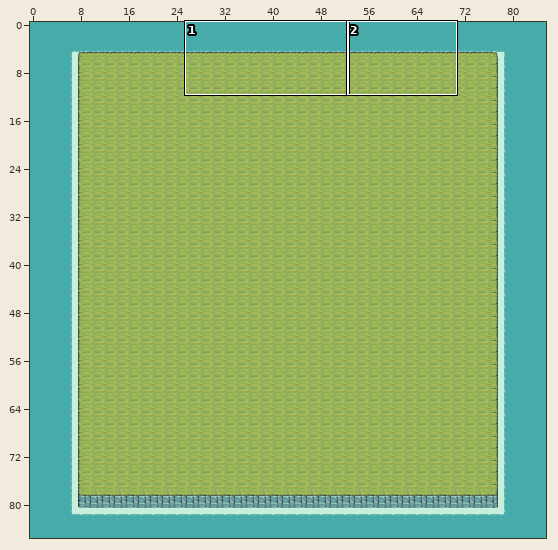
Tiled map: assets/maps/ProvisionalMap.tmx. The picture above shows the old version from afar; the outline marks the close-up.
Close-up. Before:
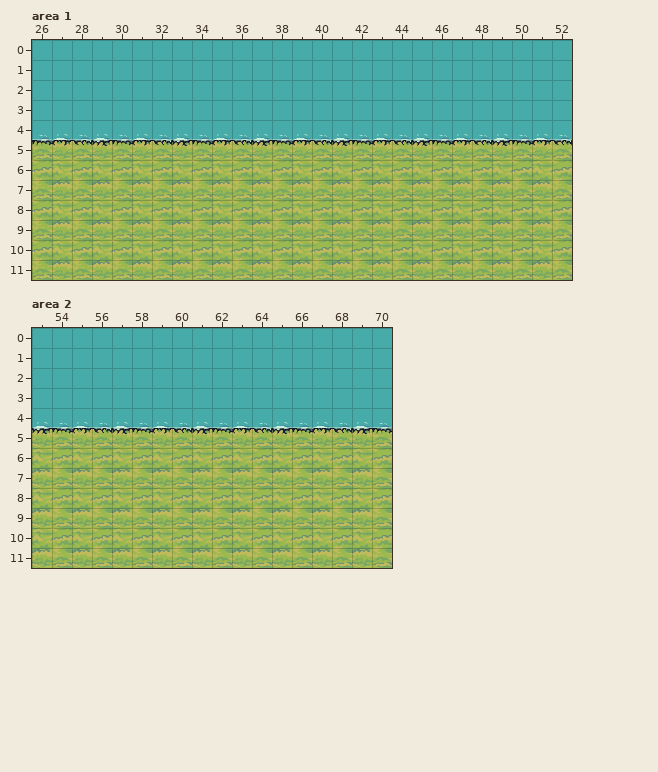
Cells are 32x32 px. Shown: area 1 x 26..52, y 0..11; area 2 x 53..70, y 0..11. The commit also changed other parts of the map, which this record leaves out.
After the commit:
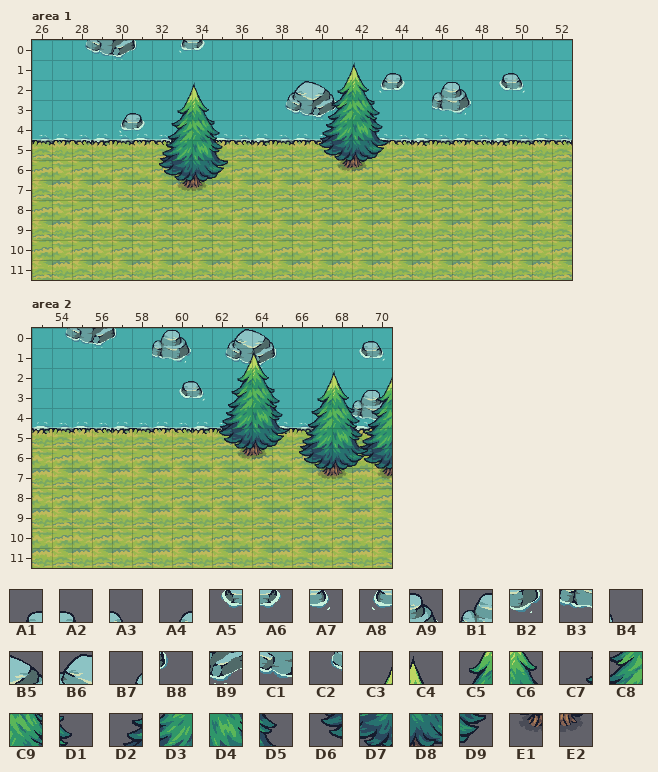
Key: from "Rocks_02": A1 33, A2 33 flipped left-right, A3 34, A4 34 flipped left-right, A5 65, A6 65 flipped left-right, A7 66, A8 66 flipped left-right; from "Rocks_03": A9 33 flipped left-right, B1 34 flipped left-right, B2 65 flipped left-right, B3 66 flipped left-right; from "Rocks_04": B4 32 flipped left-right, B5 33 flipped left-right, B6 34 flipped left-right, B7 35 flipped left-right, B8 64 flipped left-right, B9 65 flipped left-right, C1 66 flipped left-right, C2 67 flipped left-right; from "Tree": C3 2, C4 3, C5 26, C6 27, C7 49, C8 50, C9 51, D1 52, D2 73, D3 74, D4 75, D5 76, D6 97, D7 98, D8 99, D9 100, E1 122, E2 123.
__ is an empty cell.
Tiles of an added or newly shown layer are drawn over the layers below it.
Difference:
Changed rows in their new state; .. is an unchanged cell.
Layer "rocas" (added), area 1:
first column x 28:
 0 C2 C1 B9 B8 .. A8 A6 .. .. .. .. .. .. .. .. .. .. .. .. .. .. .. ..
 1 .. .. .. .. .. .. .. .. .. .. .. .. .. .. .. A4 A2 .. .. .. .. A1 A3
 2 .. .. .. .. .. .. .. .. .. .. B7 B6 B5 B4 .. A8 A6 .. B1 A9 .. A5 A7
 3 .. .. A4 A2 .. A4 A2 .. .. .. C2 C1 B9 B8 .. .. .. .. B3 B2 .. .. ..
 4 .. .. A8 A6 .. A8 A6 .. .. .. .. .. .. .. .. .. .. .. .. .. .. .. ..
Layer "Arbolitos" (added), area 1:
first column x 32:
 1 .. .. .. .. .. .. .. .. .. C3 C4 ..
 2 .. C3 C4 .. .. .. .. .. .. C5 C6 ..
 3 .. C5 C6 .. .. .. .. .. C7 C8 C9 D1
 4 C7 C8 C9 D1 .. .. .. .. D2 D3 D4 D5
 5 D2 D3 D4 D5 .. .. .. .. D6 D7 D8 D9
 6 D6 D7 D8 D9 .. .. .. .. .. E1 E2 ..
 7 .. E1 E2 .. .. .. .. .. .. .. .. ..
Layer "rocas" (added), area 2:
first column x 54:
 0 C2 C1 B9 B8 .. B1 A9 .. B7 B6 B5 B4 .. .. .. A1 A3
 1 .. .. .. .. .. B3 B2 .. C2 C1 B9 B8 .. .. .. A5 A7
 2 .. .. .. .. .. .. A1 A3 .. .. .. .. .. .. .. .. ..
 3 .. .. .. .. .. .. A5 A7 .. .. .. .. .. .. .. B1 A9
 4 .. .. .. .. .. .. .. .. .. .. .. .. .. .. .. B3 B2
Layer "Arbolitos" (added), area 2:
first column x 62:
 1 .. C3 C4 .. .. .. .. .. ..
 2 .. C5 C6 .. .. .. .. .. C3
 3 C7 C8 C9 D1 .. .. .. .. C5
 4 D2 D3 D4 D5 .. .. .. C7 C8
 5 D6 D7 D8 D9 .. .. .. D2 D3
 6 .. E1 E2 .. .. .. .. D6 D7
 7 .. .. .. .. .. .. .. .. E1
Layer "Arbolitos2" (added), area 2:
first column x 66:
 2 .. C3 C4 ..
 3 .. C5 C6 ..
 4 C7 C8 C9 D1
 5 D2 D3 D4 D5
 6 D6 D7 D8 D9
 7 .. E1 E2 ..
